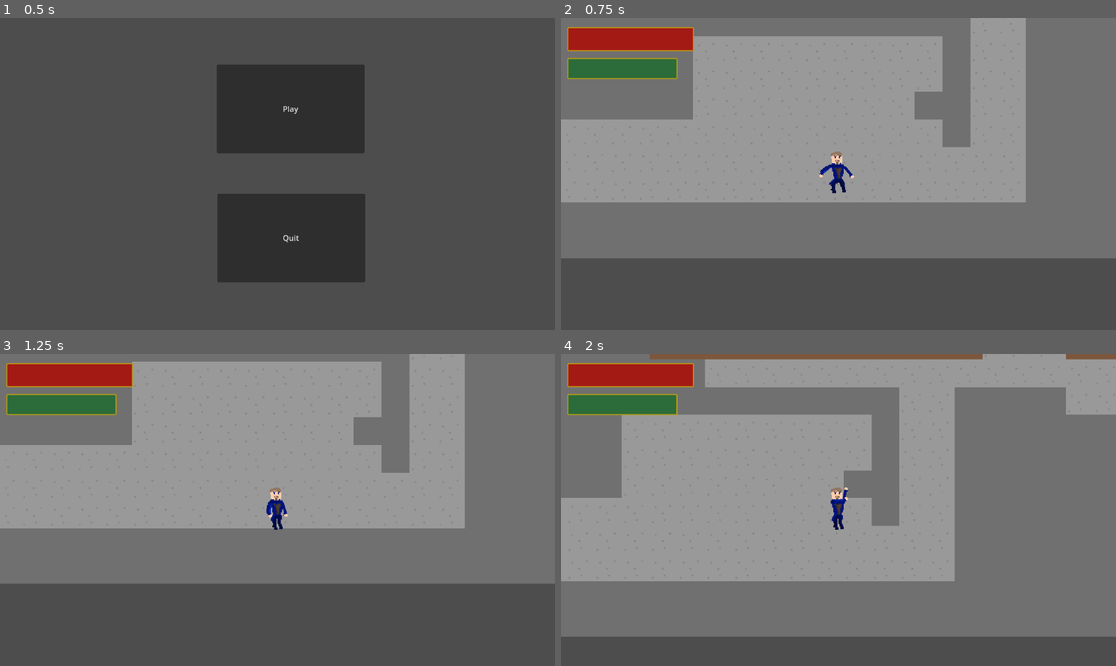
Above: before the commit, frames 1-4 (two rows, left to right).
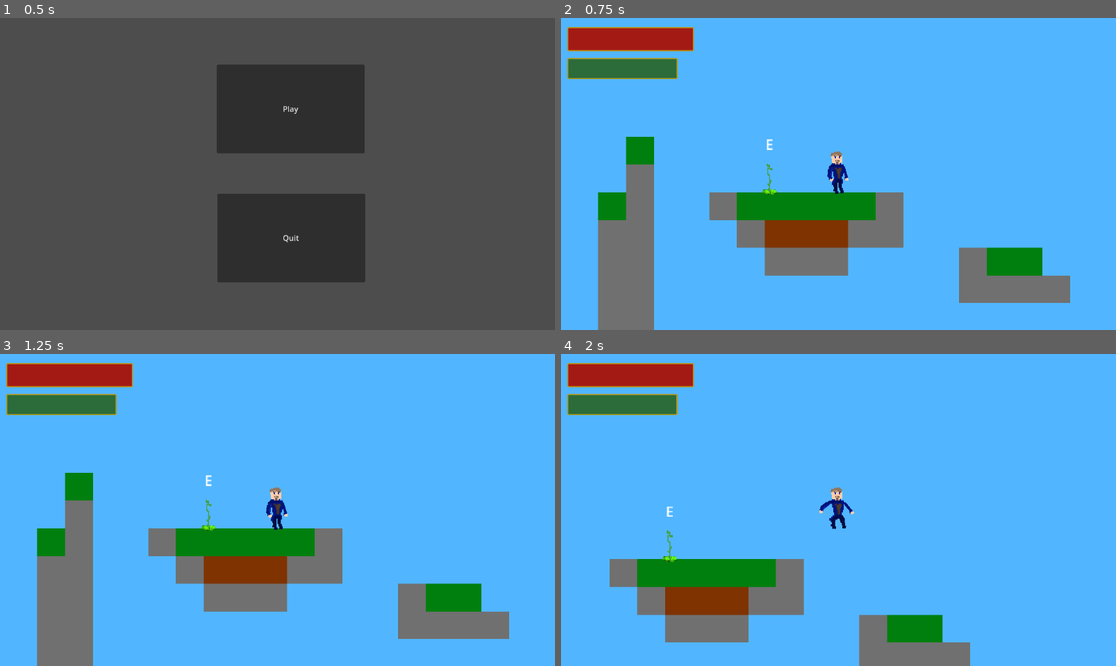
Above: after the commit, the same moments.

Repository: ponito/2DGame
Game: Godot game, scene res://menu.tscn
Same seed, same stepped clock (60 frames per second), same inputs: the game is played once before the commit and once after it.
Inputs:
- Up to frame 1 (0.5 s): no input
- Up to frame 2 (0.75 s): click "Play" at 0.5 s
- Up to frame 3 (1.25 s): no input
- Up to frame 4 (2 s): tap Enter (ui_accept) at 1.25, 1.52 s; hold D (Right) from 1.28 s (still down); hold E (E) from 1.28 s (still down)

Frame 1 is identical in both runs. In frame 2, 93% of the frame differs, in the area x 0-100%, y 0-100%; in frame 3, 93%; in frame 4, 94%.

Commit message:
c

Diff:
--- a/game.tscn
+++ b/game.tscn
@@ -14,7 +14,7 @@
 [node name="player" parent="player" instance=ExtResource("2_q18dc")]
 top_level = true
 visibility_layer = 16
-position = Vector2(2600, 976)
+position = Vector2(629, 140)
 
 [node name="enemies" type="Node2D" parent="."]
 
